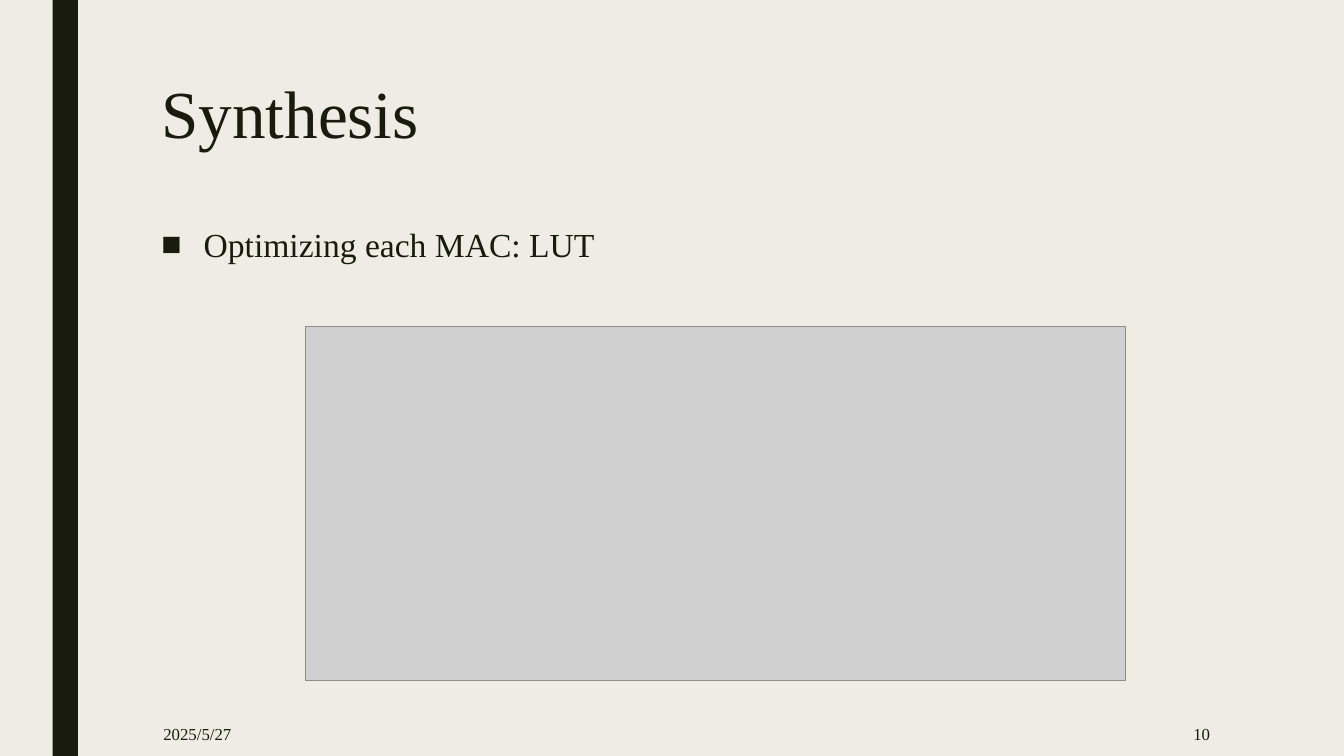
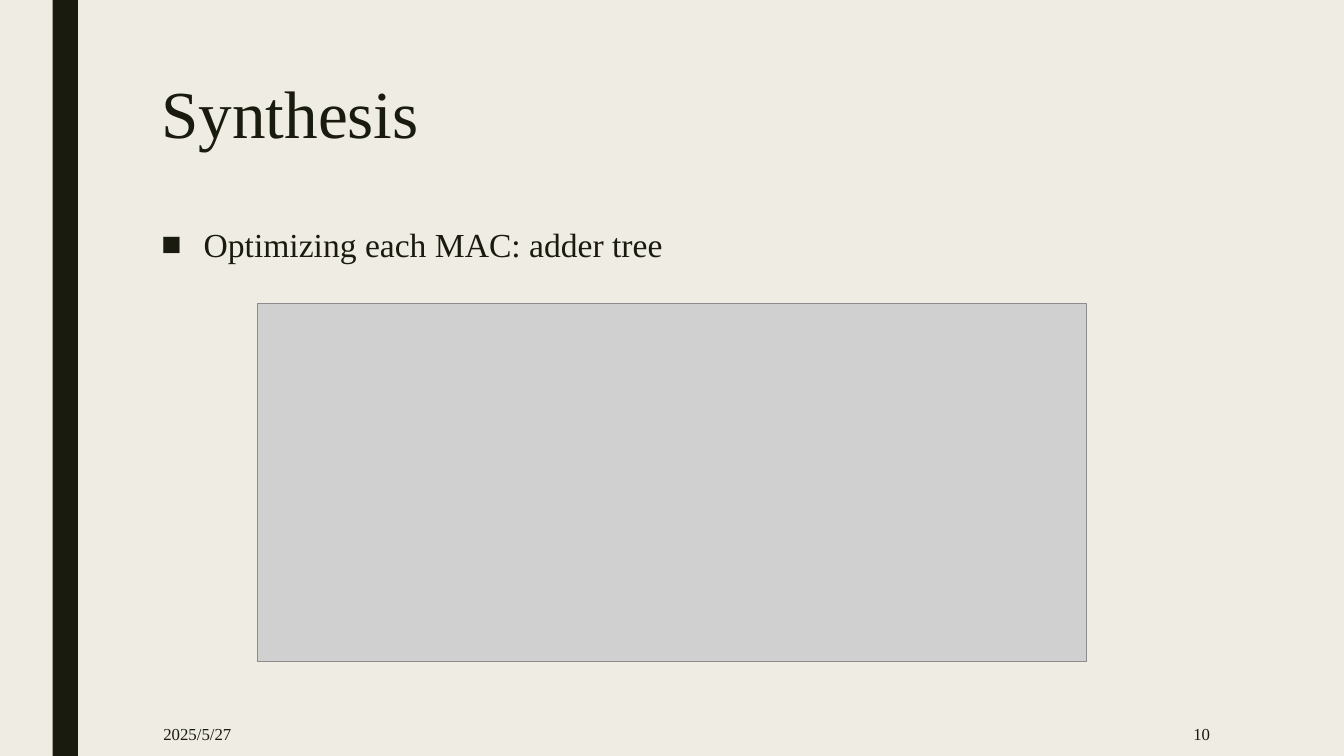
Before and after one commit to ethanhoumic/Matrix_Accelerator, a slide deck: slide 10 of ppt/0527.pptx. Drawn at 1344x756 pixels with LibreOffice and Linux fonts; fonts in the diff are those of the drawing; grey boxes stand for pictures. Boxes give left, top, right and bottom in pixels: in the first picture for what was removed or moved away, otherwise in the second. Text is boxed around its words. In the diff, an @@ line names an element or a change of style, - is before the commit and + after.

```diff
--- a/ppt/0527.pptx
+++ b/ppt/0527.pptx
@@ text at (x1=204, y1=233, x2=662, y2=263): text changed @@
-■ Optimizing each MAC: LUT
+■ Optimizing each MAC: adder tree
@@ picture resized from (x1=306, y1=327, x2=1126, y2=681) to (x1=257, y1=304, x2=1087, y2=662) @@
```
Also in this commit, not shown: 5 other slides changed, 1 slide added, 7 other files.
